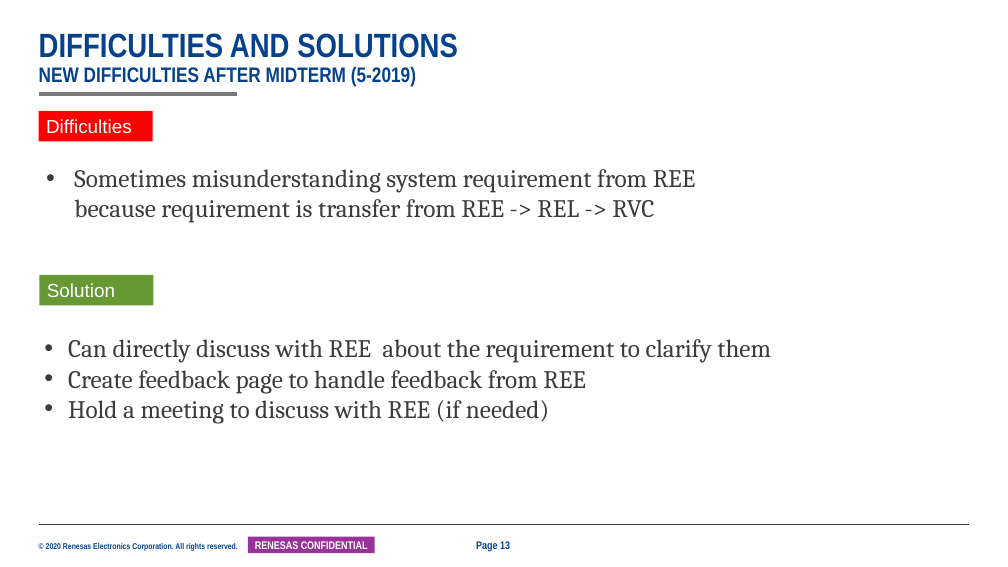
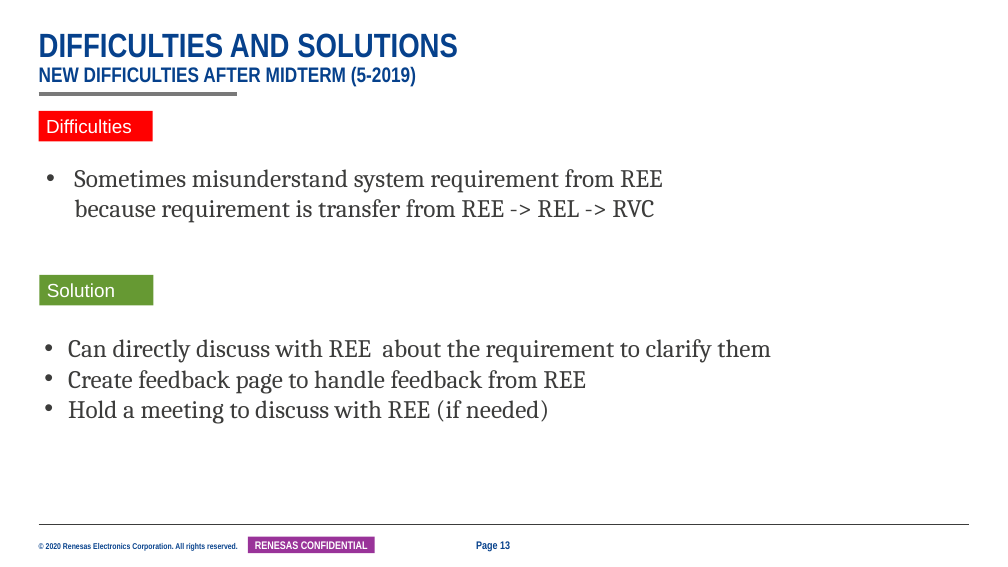
Before and after one commit to leefast/gerrit, a slide deck: slide 13 of 2278_PhatLe_RSS1_MentorMentee_27G_Final_v0.2.0.pptx. Drawn at 1008x567 pixels with LibreOffice and Linux fonts; fonts in the diff are those of the drawing; background and template pictures are left out. Boxes give left, top, right and bottom in pixels: in the first picture for what was removed or moved away, otherwise in the second. Text is boxed around its words. In the diff, an @@ line names an element or a change of style, - is before the commit and + after.

```diff
--- a/2278_PhatLe_RSS1_MentorMentee_27G_Final_v0.2.0.pptx
+++ b/2278_PhatLe_RSS1_MentorMentee_27G_Final_v0.2.0.pptx
@@ text at (74, 169, 663, 223): text changed @@
-• Sometimes misunderstanding system requirement from REE because requirement is transfer from REE -> REL -> RVC
+• Sometimes misunderstand system requirement from REE because requirement is transfer from REE -> REL -> RVC
```
Also in this commit, not shown: 4 other slides changed.
